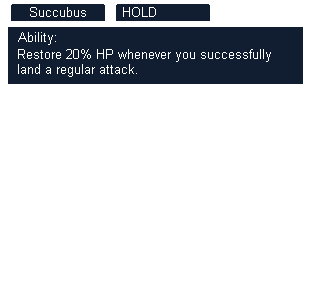
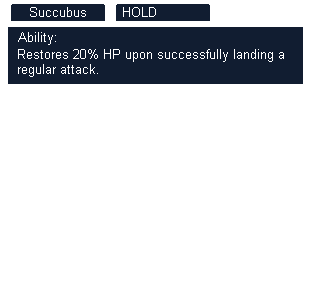
Two versions of the same layered image (311×281). Layer-by-layer changes:
renamed "Restore 20% HP whenever you su..." to "Restores 20% HP upon successfu...", painted on it over [18, 49, 284, 77]
